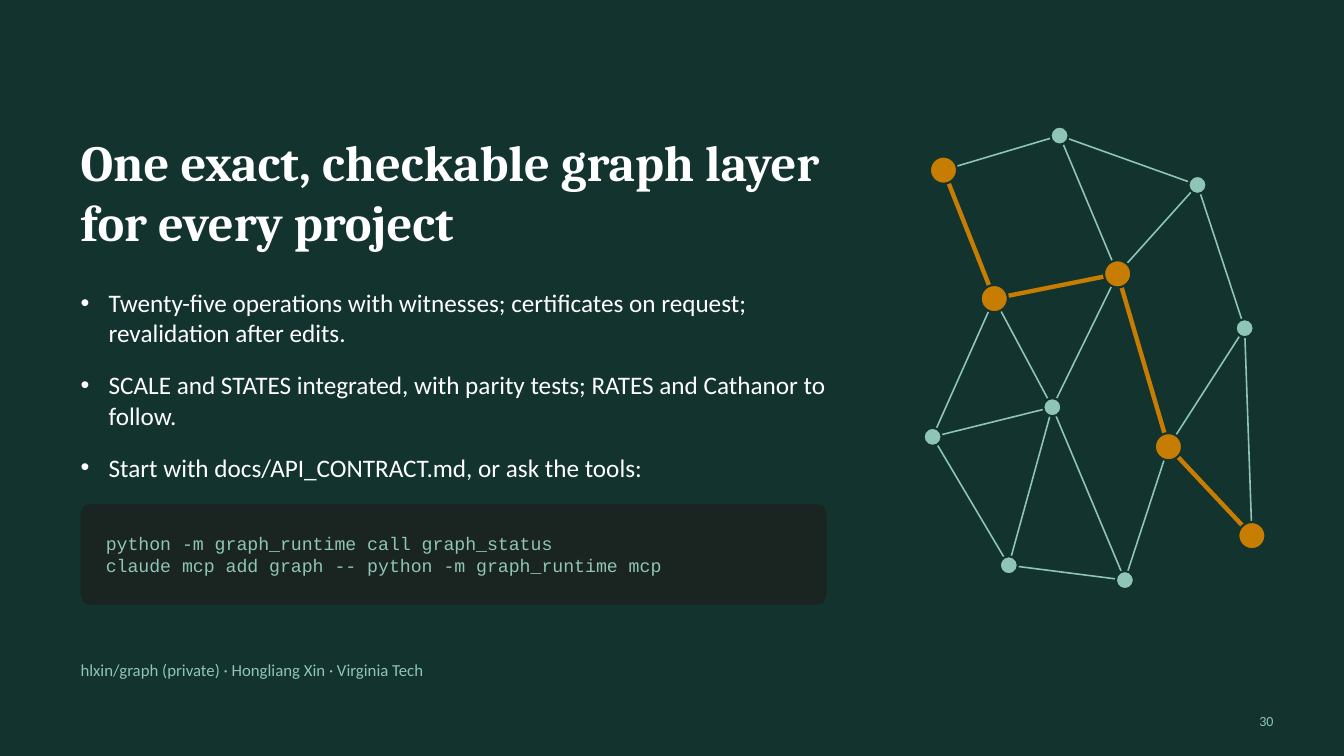
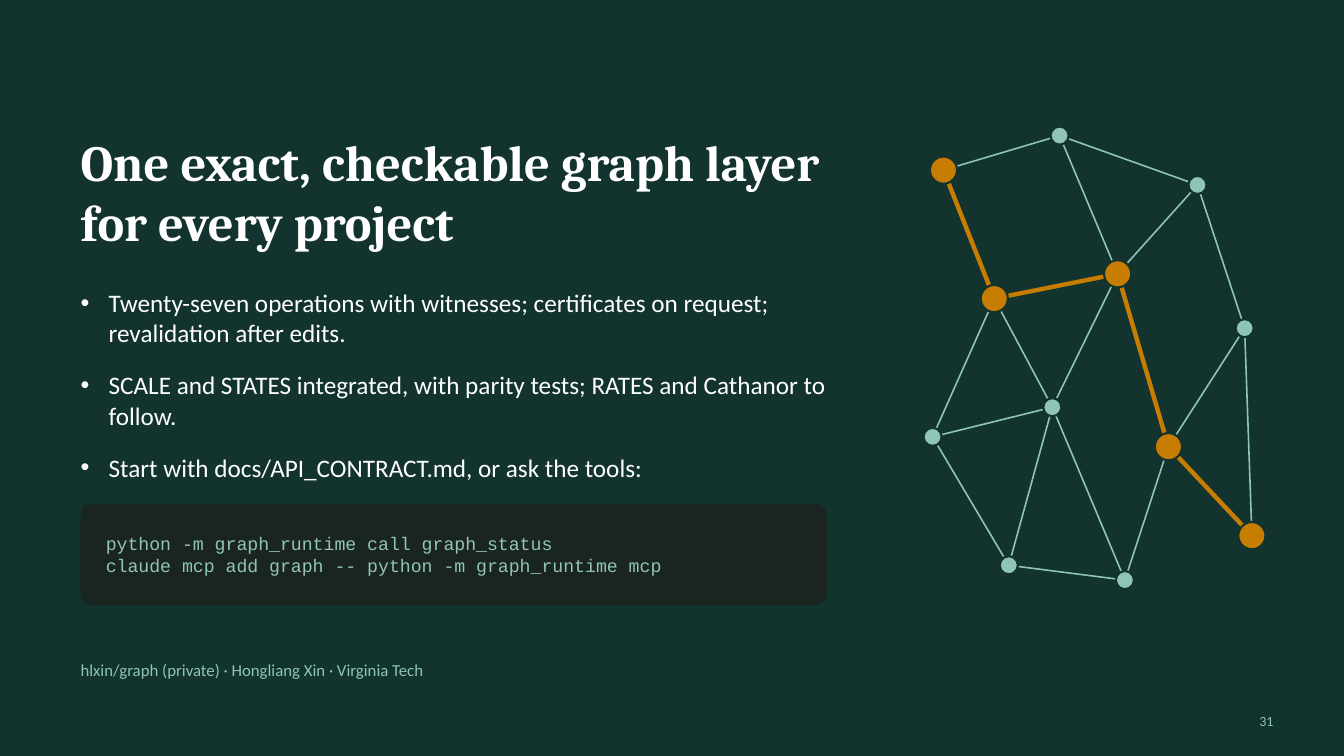
Before and after one commit to hlxin/graph, a slide deck: slide 31 of docs/GRAPH_slides.pptx (slide 30 before the commit). Drawn at 1344x756 pixels with LibreOffice and Linux fonts; fonts in the diff are those of the drawing. Boxes give left, top, right and bottom in pixels: in the first picture for what was removed or moved away, otherwise in the second. Text is boxed around its words. In the diff, an @@ line names an element or a change of style, - is before the commit and + after.

```diff
--- a/docs/GRAPH_slides.pptx
+++ b/docs/GRAPH_slides.pptx
@@ text at (x1=109, y1=294, x2=769, y2=342): text changed @@
-• Twenty-five operations with witnesses; certificates on request; revalidation after edits.
+• Twenty-seven operations with witnesses; certificates on request; revalidation after edits.
@@ page number at (x1=1259, y1=717, x2=1273, y2=726): text changed @@
-30
+31
```
Also in this commit, not shown: 7 other slides changed, 1 slide added, 3 other files.
